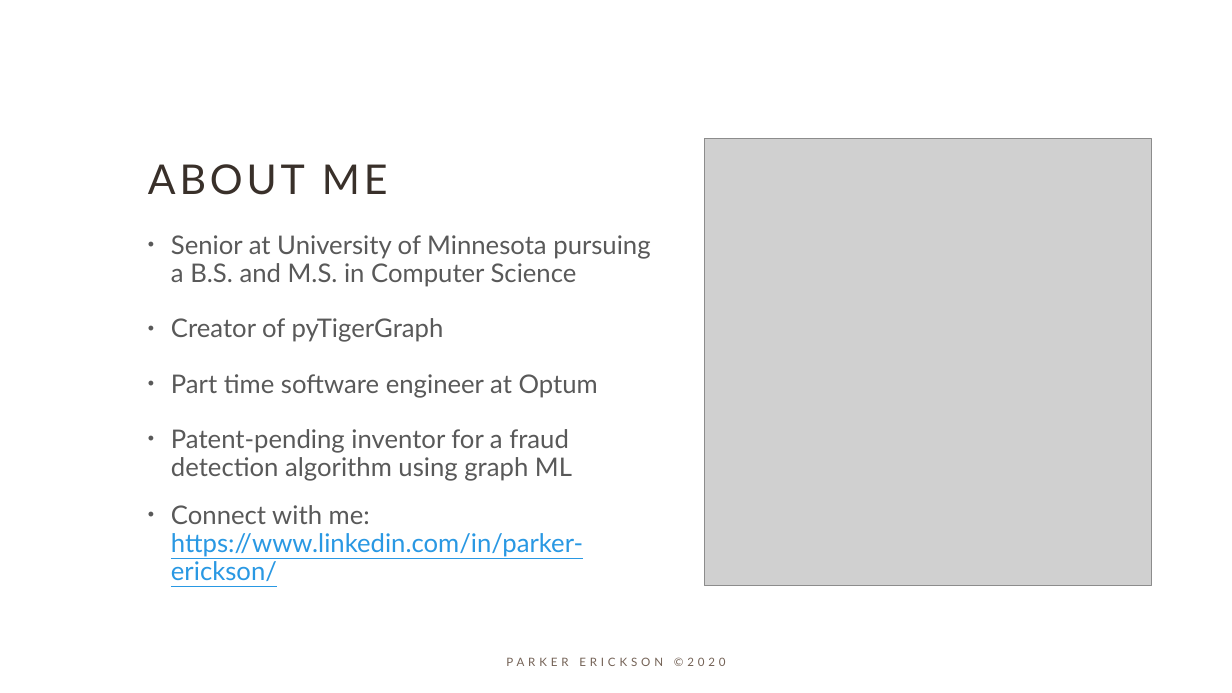
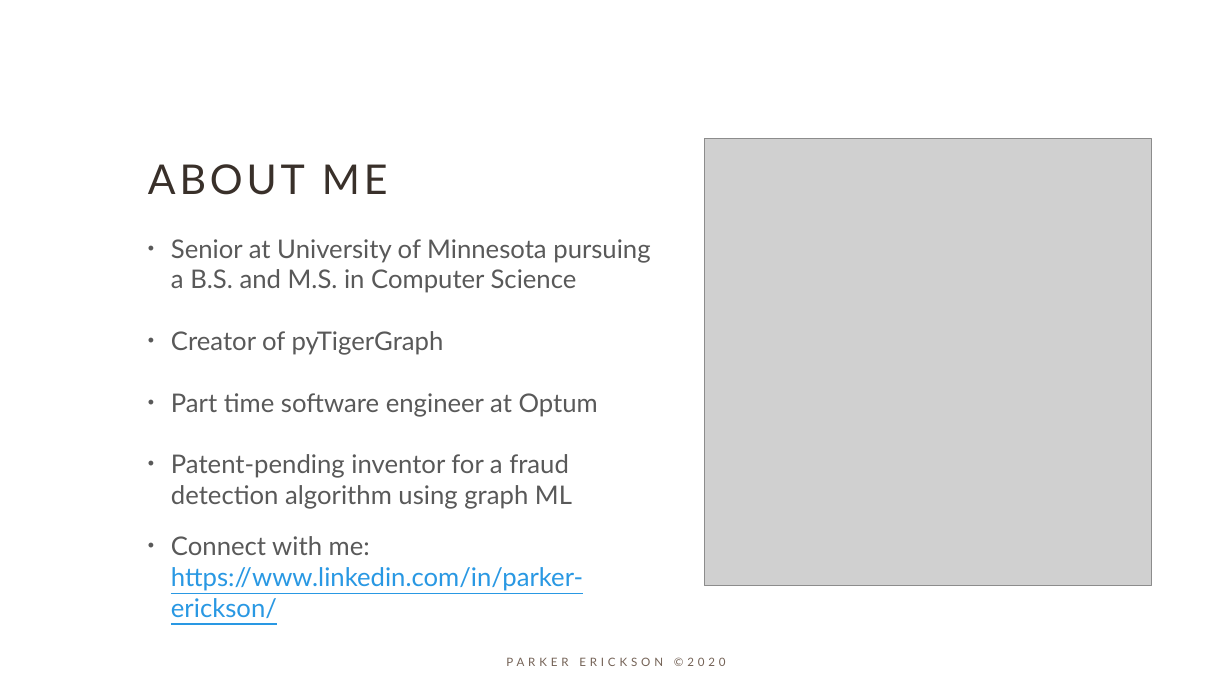
Before and after one commit to parkererickson/graphAIWorldDataframeToGraph, a slide deck: slide 2 of From Dataframes to Graph.pptx. Drawn at 1232x693 pixels with LibreOffice and Linux fonts; fonts in the diff are those of the drawing; grey boxes stand for pictures. Boxes give left, top, right and bottom in pixels: in the first picture for what was removed or moved away, otherwise in the second. Text is boxed around its words. In the diff, an @@ line names an element or a change of style, - is before the commit and + after.

```diff
--- a/From Dataframes to Graph.pptx
+++ b/From Dataframes to Graph.pptx
@@ text "Senior at University of Minnesota ..." at (x1=171, y1=239, x2=650, y2=618): line spacing 0.9 to 1 @@
```
Also in this commit, not shown: 4 other slides changed, 1 slide added, 1 slide removed, 2 other files.
